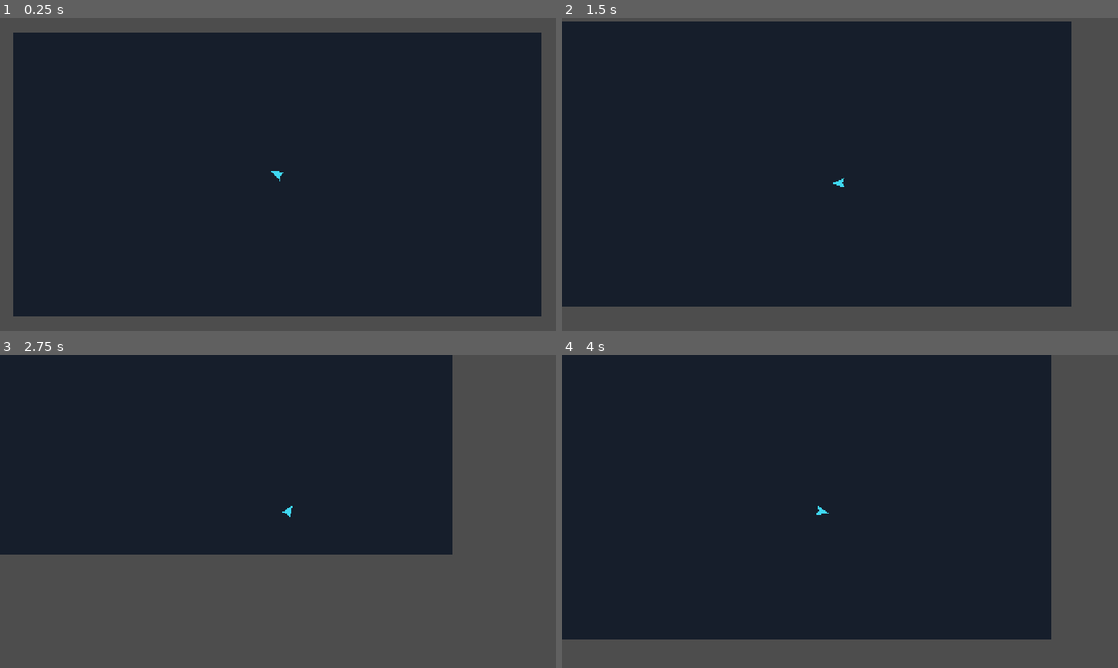
Above: before the commit, frames 1-4 (two rows, left to right).
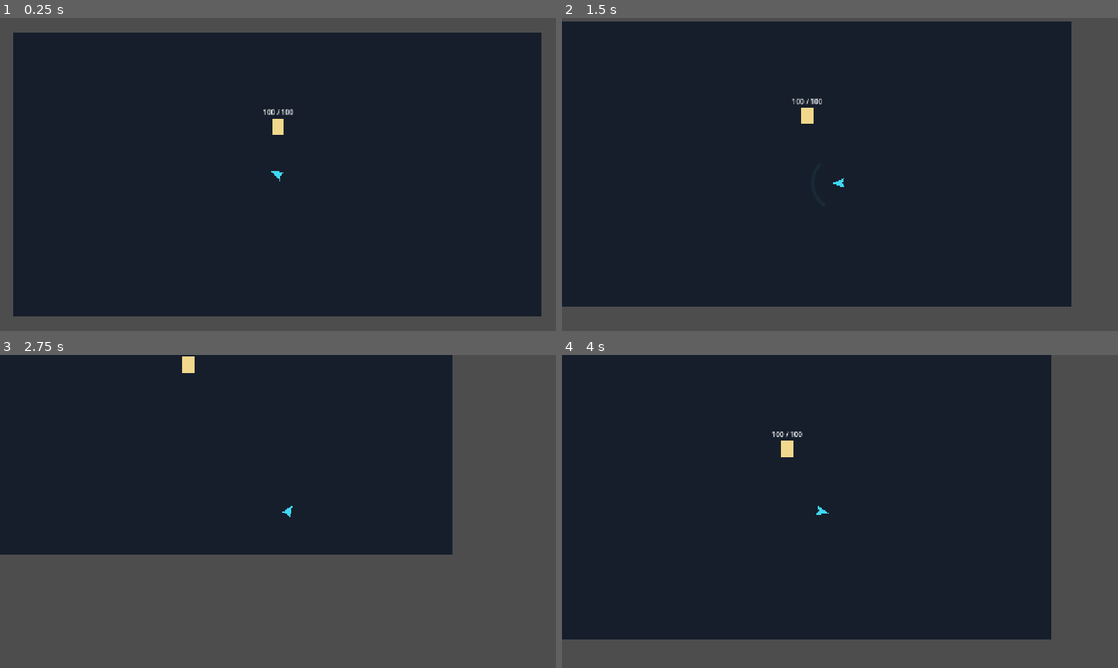
Above: after the commit, the same moments.

Repository: krish-bista/Giant-Jam-2.0
Game: Godot game, scene res://scenes/player/player_test_arena.tscn
Two runs of this game, one before a commit and one after it. Both use one fixed random seed, a clock stepped at 60 frames per second and the inputs below. This scene is started directly instead of the project's main scene.
Inputs (mouse positions are in pixels of both pictures, inside the frame that each line leads up to):
- Up to frame 1 (0.25 s): no input
- Up to frame 2 (1.5 s): tap Enter at 0.5 s; move the mouse to (962, 158) at 0.52 s; press the mouse at (962, 158) at 0.53 s; hold D (move_right) 0.53-1.28 s; tap Space at 0.77 s; move the mouse to (728, 190) at 1.27 s; release the mouse at (728, 190) at 1.28 s; hold S (move_down) from 1.28 s (still down); click (728, 190) at 1.35 s
- Up to frame 3 (2.75 s): tap Space at 1.52 s; move the mouse to (333, 442) at 2.02 s; release S (move_down) at 2.03 s; press the mouse at (333, 442) at 2.03 s; hold D (move_right) from 2.03 s (still down)
- Up to frame 4 (4 s): move the mouse to (812, 574) at 2.77 s; release D (move_right) at 2.78 s; release the mouse at (812, 574) at 2.78 s; hold W (move_up) 2.78-3.53 s; click (812, 574) at 2.85 s; tap Space at 3.02, 3.77 s; move the mouse to (1006, 558) at 3.52 s; press the mouse at (1006, 558) at 3.53 s; hold A (move_left) from 3.53 s (still down)

The runs differ from the first frame. In frame 1, 0.2% of the frame differs, in the area x 47-53%, y 29-38%; in frame 2, 0.2%; in frame 3, 0.1%; in frame 4, 0.2%, in the area x 37-44%, y 24-33%.

Commit message:
Add Divine Sword combat and training dummy

Diff:
--- a/scenes/player/player.tscn
+++ b/scenes/player/player.tscn
@@ -1,6 +1,8 @@
-[gd_scene load_steps=3 format=3]
+[gd_scene load_steps=4 format=3]
 
 [ext_resource type="Script" path="res://scripts/player/player.gd" id="1_script"]
+
+[ext_resource type="Script" path="res://scripts/player/divine_sword.gd" id="2_sword"]
 
 [sub_resource type="CircleShape2D" id="CircleShape2D_player"]
 radius = 14.0
@@ -20,3 +22,7 @@
 [node name="Camera2D" type="Camera2D" parent="."]
 position_smoothing_enabled = true
 position_smoothing_speed = 8.0
+
+[node name="DivineSword" type="Node2D" parent="."]
+z_index = 10
+script = ExtResource("2_sword")
--- a/scenes/player/player_test_arena.tscn
+++ b/scenes/player/player_test_arena.tscn
@@ -1,6 +1,8 @@
-[gd_scene load_steps=7 format=3]
+[gd_scene load_steps=8 format=3]
 
 [ext_resource type="PackedScene" path="res://scenes/player/player.tscn" id="1_player"]
+
+[ext_resource type="PackedScene" path="res://scenes/player/training_dummy.tscn" id="2_dummy"]
 
 [sub_resource type="RectangleShape2D" id="WallTop"]
 size = Vector2(1280, 64)
@@ -66,3 +68,6 @@
 
 [node name="CollisionShape2D" type="CollisionShape2D" parent="Walls/CenterObstacle"]
 shape = SubResource("Obstacle")
+
+[node name="TrainingDummy" parent="." instance=ExtResource("2_dummy")]
+position = Vector2(0, -110)
--- /dev/null
+++ b/scenes/player/training_dummy.tscn
@@ -0,0 +1,19 @@
+[gd_scene load_steps=2 format=3]
+
+[ext_resource type="Script" path="res://scripts/player/training_dummy.gd" id="1_dummy"]
+
+[node name="TrainingDummy" type="Node2D" groups=["enemies", "enemy", "damageable"]]
+script = ExtResource("1_dummy")
+
+[node name="Visual" type="Polygon2D" parent="."]
+color = Color(0.95, 0.85, 0.55, 1)
+polygon = PackedVector2Array(-14, -18, 14, -18, 14, 18, -14, 18)
+
+[node name="HealthLabel" type="Label" parent="."]
+offset_left = -45.0
+offset_top = -45.0
+offset_right = 45.0
+offset_bottom = -20.0
+mouse_filter = 2
+text = "100 / 100"
+horizontal_alignment = 1
--- /dev/null
+++ b/scripts/player/divine_sword.gd
@@ -0,0 +1,58 @@
+extends Node2D
+
+@export var attack_range: float = 65.0
+@export_range(0.0, 360.0) var arc_angle: float = 100.0
+@export var cooldown: float = 0.4
+@export var slash_duration: float = 0.15
+
+# The future shield can disable new attacks while blocking.
+var attacks_enabled: bool = true
+
+var _cooldown_left: float = 0.0
+var _slash_time_left: float = 0.0
+var _slash_direction: float = 0.0
+
+func _process(delta: float) -> void:
+    _cooldown_left = maxf(0.0, _cooldown_left - delta)
+    if _slash_time_left > 0.0:
+        _slash_time_left = maxf(0.0, _slash_time_left - delta)
+        queue_redraw()
+
+func try_attack(direction: Vector2, amount: float, attacker: Node2D) -> bool:
+    if not attacks_enabled or _cooldown_left > 0.0 or direction.is_zero_approx():
+        return false
+
+    var facing := direction.normalized()
+    _cooldown_left = cooldown
+    _slash_time_left = slash_duration
+    _slash_direction = facing.angle()
+    queue_redraw()
+
+    # One snapshot per click: each enemy root is visited once, independent of sprites.
+    var minimum_dot := cos(deg_to_rad(arc_angle * 0.5))
+    for target in get_tree().get_nodes_in_group("enemies"):
+        if not is_instance_valid(target) or not target is Node2D:
+            continue
+        if target == attacker or attacker.is_ancestor_of(target) or target.is_in_group("player"):
+            continue
+        if not target.has_method("take_damage"):
+            continue
+        var offset: Vector2 = target.global_position - global_position
+        if offset.length_squared() > attack_range * attack_range:
+            continue
+        if not offset.is_zero_approx() and facing.dot(offset.normalized()) < minimum_dot:
+            continue
+        target.take_damage(amount, attacker)
+    return true
+
+func _draw() -> void:
+    if _slash_time_left <= 0.0 or slash_duration <= 0.0:
+        return
+    var remaining := clampf(_slash_time_left / slash_duration, 0.0, 1.0)
+    var opacity := smoothstep(0.0, 1.0, remaining)
+    var half_arc := deg_to_rad(arc_angle * 0.5)
+    var radius := attack_range * lerpf(0.7, 1.0, 1.0 - remaining)
+    draw_arc(Vector2.ZERO, radius, _slash_direction - half_arc, _slash_direction + half_arc,
+        40, Color(0.1, 0.9, 1.0, opacity), 9.0, true)
+    draw_arc(Vector2.ZERO, radius, _slash_direction - half_arc, _slash_direction + half_arc,
+        40, Color(0.9, 1.0, 1.0, opacity), 3.0, true)
--- a/scripts/player/player.gd
+++ b/scripts/player/player.gd
@@ -23,8 +23,10 @@
 var _dash_cooldown_left: float = 0.0
 var _dash_requested: bool = false
 var _dead: bool = false
+var _attack_requested: bool = false
 
 @onready var _visual: Polygon2D = $Visual
+@onready var _sword = $DivineSword
 
 func _ready() -> void:
     health = max_health
@@ -34,9 +36,18 @@
     if event is InputEventKey and event.physical_keycode == KEY_SPACE and event.pressed and not event.echo:
         _dash_requested = true
 
+func _unhandled_input(event: InputEvent) -> void:
+    if event.is_action_pressed("attack"):
+        _attack_requested = true
+
 func _physics_process(delta: float) -> void:
     _update_facing()
     _dash_cooldown_left = maxf(0.0, _dash_cooldown_left - delta)
+
+    if _attack_requested:
+        _attack_requested = false
+        if not _dead:
+            _sword.try_attack(facing_direction, damage, self)
 
     if _dead:
         velocity = Vector2.ZERO
--- /dev/null
+++ b/scripts/player/training_dummy.gd
@@ -0,0 +1,26 @@
+extends Node2D
+
+var max_health: float = 100.0
+var health: float = 100.0
+var _flash: Tween
+
+@onready var _visual: Polygon2D = $Visual
+@onready var _label: Label = $HealthLabel
+
+func take_damage(amount: float, source: Node = null) -> void:
+    if health <= 0.0 or amount <= 0.0:
+        return
+    health = maxf(0.0, health - amount)
+    if is_instance_valid(_flash):
+        _flash.kill()
+    if health == 0.0:
+        _label.text = "Defeated"
+        _visual.modulate = Color(0.3, 0.3, 0.3)
+        remove_from_group("enemies")
+        remove_from_group("enemy")
+        remove_from_group("damageable")
+        return
+    _label.text = "%d / 100" % ceili(health)
+    _visual.modulate = Color(1.0, 0.15, 0.15)
+    _flash = create_tween()
+    _flash.tween_property(_visual, "modulate", Color.WHITE, 0.12)
Not shown, added: scripts/player/divine_sword.gd.uid
Not shown, added: scripts/player/training_dummy.gd.uid
